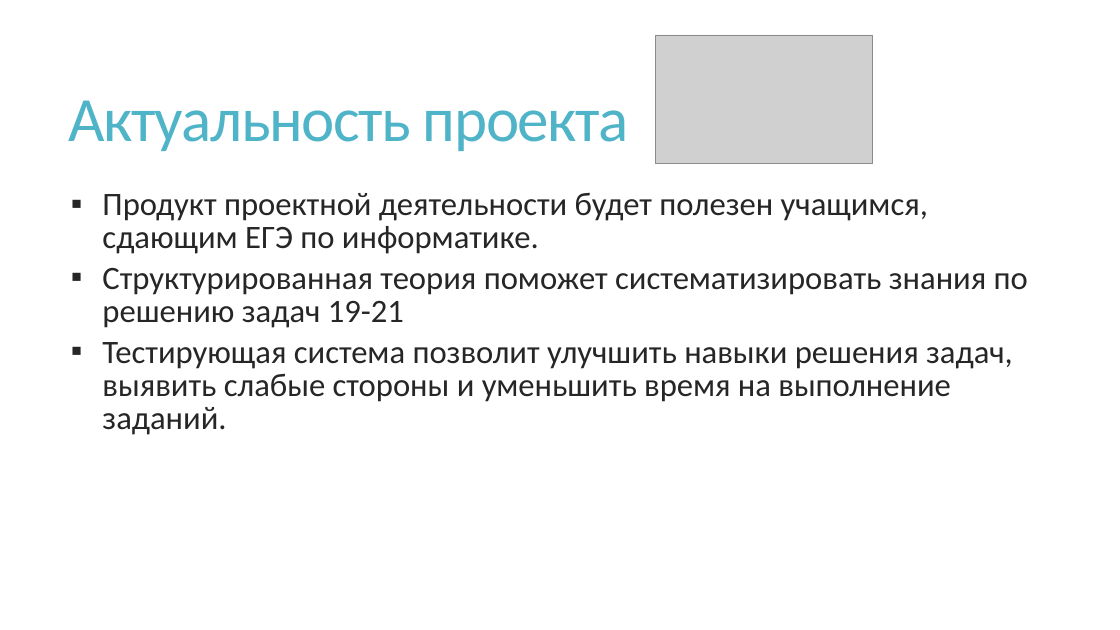
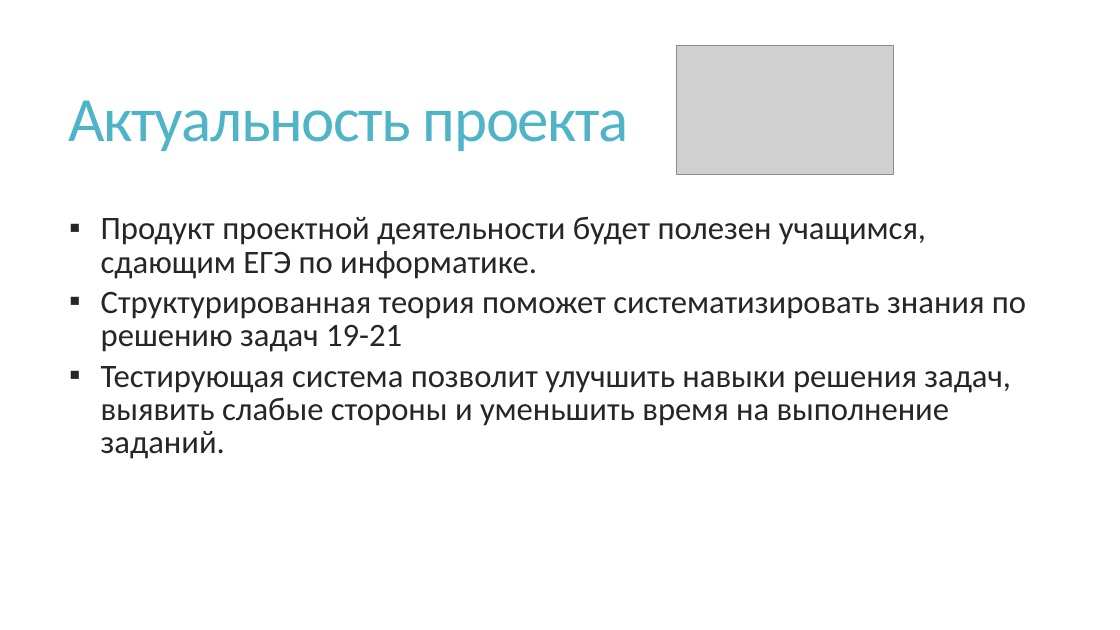
Before and after one commit to VladPetrov3/School_Project_EGE, a slide deck: slide 2 of Организация проекта/Теория игр.pptx. Drawn at 1120x630 pixels with LibreOffice and Linux fonts; fonts in the diff are those of the drawing; grey boxes stand for pictures. Boxes give left, top, right and bottom in pixels: in the first picture for what was removed or moved away, otherwise in the second. Text is boxed around its words. In the diff, an @@ line names an element or a change of style, - is before the commit and + after.

```diff
--- a/Организация проекта/Теория игр.pptx
+++ b/Организация проекта/Теория игр.pptx
@@ picture: place and size @@
-picture at [655,35,872,164]
+picture at [676,46,893,175]
@@ text "Продукт проектной деятельности будет полезен ...": place and size @@
-text "Продукт проектной деятельности будет полезен ..." at [102,193,1028,435]
+text "Продукт проектной деятельности будет полезен ..." at [101,216,1026,459]
```
Also in this commit, not shown: 6 other slides changed, 4 slides added, 5 slides removed, 3 other files.
